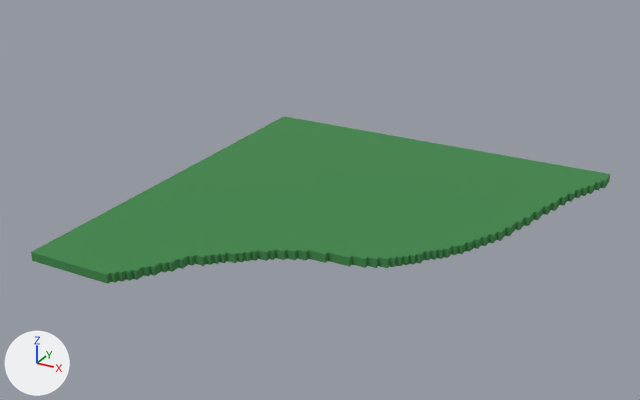
Two versions of the OBJ model Assets/voxmod/Aether/TerrainPieces-4.obj, one commit apart.
The view is the same before and after, from a camera (50 mm lens) standing at (79.3, -163.1, 84.3) and looking at (-9.0, -2.5, 4.0). The axes (+X, +Y, +Z) are drawn at lower left. The lights are the same throughout. Where no turn or scale is listed for an object, it has been applied to the vertices. Vertices at the same position are counted once.

Names of what the first picture shows: 'TerrainPieces-4'.
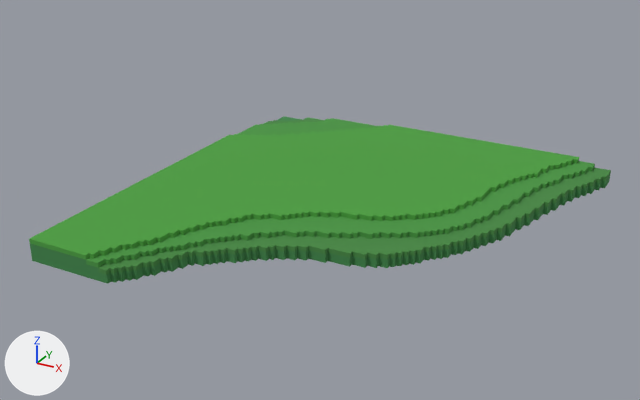
The edits, one by one:
me_terrainpieces_4 is used by ob_terrainpieces_4; location (0.0, 0.0, 0.0).
me_terrainpieces_4 had 236 vertices, 468 faces and spanned x -50.0..44.0, y -50.0..50.0, z 0.0..2.0.
me_terrainpieces_4 now has 1016 vertices, 2030 faces and spans x -50.0..44.0, y -50.0..50.0, z 0.0..5.0.
me_terrainpieces_4 part 1: 1 vertex removed from x -50.0, y -50.0, z 2.0; 781 vertices added at x -50.0..44.0, y -50.0..50.0, z 2.0..5.0.

What differs and where, as boxes [x1, y1, x2, y2] in the pictures (640 x 400 px):
'TerrainPieces-4', reshaped
    before: [31, 116, 610, 284]
    after: [29, 116, 611, 284]
part 1 of me_terrainpieces_4, built on
    before: [31, 120, 278, 277]
    after: [29, 117, 611, 277]
